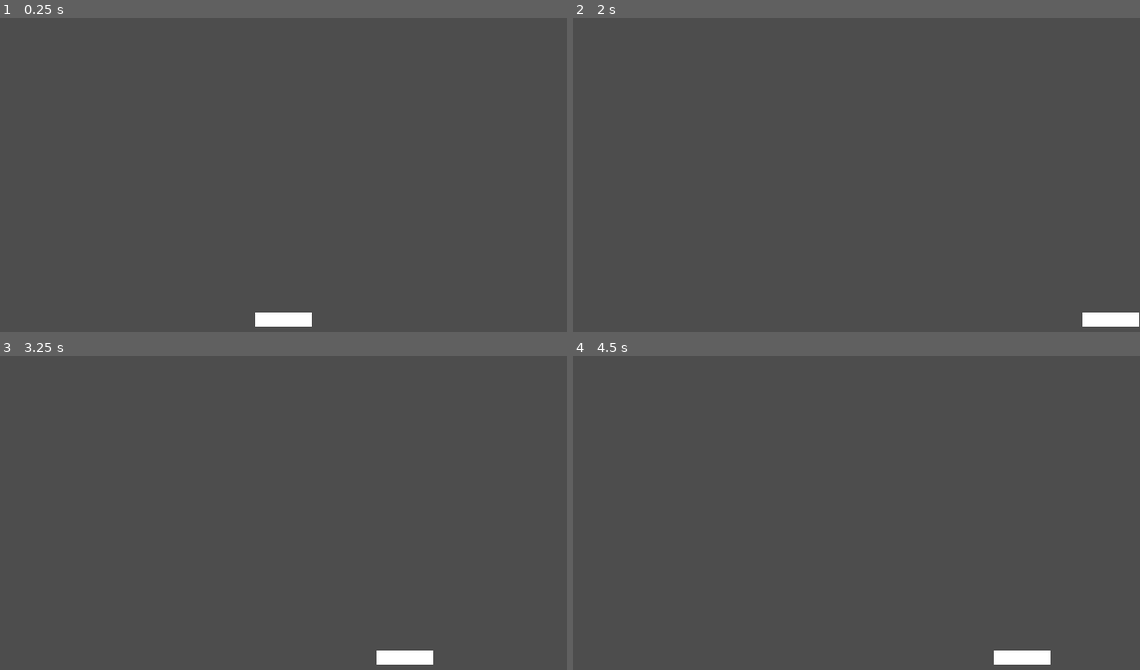
Above: before the commit, frames 1-4 (two rows, left to right).
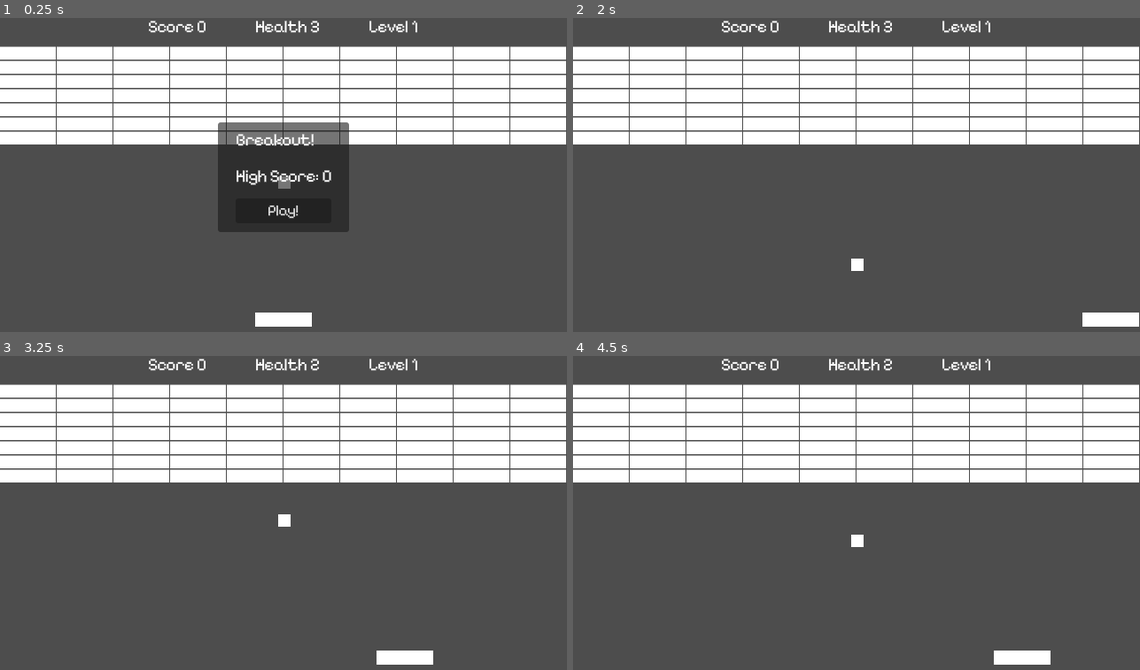
Above: after the commit, the same moments.

Repository: luisya22/20-games-challenge
Game: Godot game, scene res://main.tscn
Two runs of this game, one before a commit and one after it. Both use one fixed random seed, a clock stepped at 60 frames per second and the inputs below.
Inputs (mouse positions are in pixels of both pictures, inside the frame that each line leads up to):
- Up to frame 1 (0.25 s): no input
- Up to frame 2 (2 s): click (856, 209) at 0.5 s, where only the run after the commit has a clickable "Play!"; tap Enter at 1.25 s; hold D (paddle_right) from 1.28 s (still down)
- Up to frame 3 (3.25 s): release D (paddle_right) at 2.03 s; hold A (paddle_left) 2.03-2.78 s; hold D (paddle_right) from 2.78 s (still down)
- Up to frame 4 (4.5 s): tap Space at 4.25 s; release D (paddle_right) at 4.28 s; hold A (paddle_left) from 4.28 s (still down)

The runs differ from the first frame. In frame 1, 36% of the frame differs, in the area x 0-100%, y 0-69%; in frame 2, 30%; in frame 3, 30%; in frame 4, 30%.

Commit message:
feat: finished just missing colors, sound, and blocks reset

Diff:
--- /dev/null
+++ b/breakout/assets/main_menu.gd
@@ -0,0 +1,20 @@
+class_name MainMenu
+extends PanelContainer
+
+signal button_click
+
+enum ButtonClicked {
+	PlayervPlayer = 0,
+	PlayervCpu
+}
+
+func _ready() -> void:
+	%BtnPlayervPlayer.connect("button_down", _on_player_v_player)
+	%BtnPlayervCPU.connect("button_down", _on_player_v_cpu)
+
+
+func _on_player_v_player() -> void:
+	emit_signal("button_click", ButtonClicked.PlayervPlayer)
+
+func _on_player_v_cpu() -> void:
+	emit_signal("button_click", ButtonClicked.PlayervCpu)
--- a/breakout/assets/ui_theme.tres
+++ b/breakout/assets/ui_theme.tres
@@ -4,5 +4,5 @@
 
 [resource]
 Button/fonts/font = ExtResource("1_wf4hb")
-Label/font_sizes/font_size = 25
+Label/font_sizes/font_size = 18
 Label/fonts/font = ExtResource("1_wf4hb")
--- /dev/null
+++ b/breakout/ball.gd
@@ -0,0 +1,55 @@
+class_name Ball
+extends CharacterBody2D
+
+signal block_hit(block: Block)
+signal out_of_bounds
+
+@export var speed_increase_per_bounce = 2
+
+var speed = 200
+var initial_speed = 200
+@onready var move_dir = Vector2(0, 1)
+@onready var initial_position = global_position
+@onready var is_moving = false
+
+func _physics_process(delta: float) -> void:
+	if is_moving:
+		velocity = move_dir.normalized() * speed
+		var collided = move_and_slide()
+
+		if collided:
+			var collider = get_last_slide_collision().get_collider()
+			if collider is Player:
+				_handle_paddle_hit(collider)
+			elif collider is Block:
+				move_dir.y *= -1
+				speed += speed_increase_per_bounce
+				_handle_block_hit(collider)
+			elif collider is BottomWall:
+				emit_signal("out_of_bounds")
+			else:
+				move_dir = move_dir.bounce(get_last_slide_collision().get_normal())
+
+		else:
+			velocity = Vector2.ZERO
+
+
+func _handle_paddle_hit(body: CharacterBody2D):
+	if body is Player:
+		var paddle_width = body.get_node("CollisionShape2D").shape.get_rect().size.y
+		var new_move_dir_x = (global_position.x - body.global_position.x) / (paddle_width/2.0)
+		move_dir.x = new_move_dir_x
+		move_dir.y *= -1
+
+func _handle_block_hit(body: Block):
+	speed += speed_increase_per_bounce
+	emit_signal("block_hit", body)
+
+func reset_position() -> void:
+	global_position = initial_position
+	move_dir = Vector2(0, 1)
+	is_moving = false
+
+func serve_ball() -> void:
+	speed = initial_speed
+	is_moving = true
--- /dev/null
+++ b/breakout/ball.tscn
@@ -0,0 +1,16 @@
+[gd_scene load_steps=4 format=3 uid="uid://ckudvjbhirwna"]
+
+[ext_resource type="Script" uid="uid://bql7ufaxpxsuk" path="res://ball.gd" id="1_41u45"]
+[ext_resource type="Texture2D" uid="uid://bcp27s871tjk2" path="res://assets/ball.png" id="1_x8fbi"]
+
+[sub_resource type="RectangleShape2D" id="RectangleShape2D_41u45"]
+size = Vector2(14, 14)
+
+[node name="Ball" type="CharacterBody2D"]
+script = ExtResource("1_41u45")
+
+[node name="Sprite" type="Sprite2D" parent="."]
+texture = ExtResource("1_x8fbi")
+
+[node name="CollisionShape2D" type="CollisionShape2D" parent="."]
+shape = SubResource("RectangleShape2D_41u45")
--- /dev/null
+++ b/breakout/block.gd
@@ -0,0 +1,7 @@
+class_name Block
+extends StaticBody2D
+
+@export var color: Color = Color.WHITE
+
+func _ready() -> void:
+	modulate = color
--- /dev/null
+++ b/breakout/block.tscn
@@ -0,0 +1,21 @@
+[gd_scene load_steps=5 format=3 uid="uid://cxmogf8xjehpp"]
+
+[ext_resource type="Texture2D" uid="uid://c2xyxjt7akdak" path="res://assets/paddle.png" id="1_im0tn"]
+[ext_resource type="Script" uid="uid://miakfbilsqk4" path="res://block.gd" id="1_xfwl5"]
+
+[sub_resource type="AtlasTexture" id="AtlasTexture_xfwl5"]
+atlas = ExtResource("1_im0tn")
+region = Rect2(95.9599, 112.205, 15.949, 63.888)
+
+[sub_resource type="RectangleShape2D" id="RectangleShape2D_im0tn"]
+size = Vector2(64, 16)
+
+[node name="Block" type="StaticBody2D" groups=["block"]]
+script = ExtResource("1_xfwl5")
+
+[node name="Sprite2D" type="Sprite2D" parent="."]
+rotation = 1.5708
+texture = SubResource("AtlasTexture_xfwl5")
+
+[node name="CollisionShape2D" type="CollisionShape2D" parent="."]
+shape = SubResource("RectangleShape2D_im0tn")
--- /dev/null
+++ b/breakout/bottom_wall.gd
@@ -0,0 +1,2 @@
+class_name BottomWall
+extends StaticBody2D
--- /dev/null
+++ b/breakout/game_over_menu.gd
@@ -0,0 +1,20 @@
+class_name GameOverMenu
+extends PanelContainer
+
+signal button_clicked
+
+enum ButtonClicked {
+	Retry = 0,
+	MainMenu
+}
+
+func _ready() -> void:
+	%BtnRetry.connect("button_down", _on_retry_clicked)
+	%BtnMainMenu.connect("button_down", _on_main_menu_clicked)
+
+
+func _on_retry_clicked() -> void:
+	emit_signal("button_clicked", ButtonClicked.Retry)
+
+func _on_main_menu_clicked() -> void:
+	emit_signal("button_clicked", ButtonClicked.MainMenu)
--- /dev/null
+++ b/breakout/main.gd
@@ -0,0 +1,85 @@
+extends Node2D
+
+var score = 0
+var health = 3
+var level = 1
+
+var high_score = 0
+
+var state = State.MAIN_MENU
+
+enum State {
+	PLAYING = 0,
+	GAME_OVER,
+	MAIN_MENU,
+	PAUSE,
+	START_GAME
+}
+
+func _ready() -> void:
+	%Ball.block_hit.connect(_on_block_hit)
+	%Ball.out_of_bounds.connect(_on_out_of_bounds)
+
+	%MainMenu.button_clicked.connect(_on_main_menu_button_clicked)
+	%GameOverMenu.button_clicked.connect(_on_game_over_menu_button_clicked)
+
+func _process(delta: float) -> void:
+	%ScoreLabel.text = "Score " + str(score)
+	%HealthLabel.text = "Health " + str(health)
+	%LevelLabel.text = "Level " + str(level)
+
+func change_state(state: State) -> void:
+	self.state = state
+	match state:
+		State.GAME_OVER:
+			%GameOverMenu.visible = true
+			if score > high_score:
+				high_score = score
+				%HSMainMenuLabel.text = "High Score: " + str(high_score)
+				%HSGameOverLabel.text = "High Score: " + str(high_score)
+		State.START_GAME:
+			_start_game()
+			%MainMenu.visible = false
+			%GameOverMenu.visible = false
+		State.MAIN_MENU:
+			%MainMenu.visible = true
+			%GameOverMenu.visible = false
+		_:
+			pass
+
+func _on_block_hit(block: Block):
+	block.visible = false
+	score += 1
+
+func _on_out_of_bounds():
+	%Ball.reset_position()
+	health -= 1
+
+	if health == 0:
+		change_state(State.GAME_OVER)
+		return
+
+	await get_tree().create_timer(2).timeout
+	%Ball.serve_ball()
+
+func _start_game() -> void:
+	score = 0
+	health = 3
+	%Player.restart_position()
+
+	await get_tree().create_timer(1).timeout
+	%Ball.serve_ball()
+
+func _on_main_menu_button_clicked(button_clicked: MainMenu.ButtonClicked) -> void:
+	match button_clicked:
+		MainMenu.ButtonClicked.Start:
+			change_state(State.START_GAME)
+		_:
+			pass
+
+func _on_game_over_menu_button_clicked(button_clicked: GameOverMenu.ButtonClicked) -> void:
+	match button_clicked:
+		GameOverMenu.ButtonClicked.Retry:
+			change_state(State.START_GAME)
+		GameOverMenu.ButtonClicked.MainMenu:
+			change_state(State.MAIN_MENU)
--- a/breakout/main.tscn
+++ b/breakout/main.tscn
@@ -1,6 +1,13 @@
-[gd_scene load_steps=6 format=3 uid="uid://bgufn53xcgfrg"]
-
+[gd_scene load_steps=13 format=3 uid="uid://bgufn53xcgfrg"]
+
+[ext_resource type="Script" uid="uid://d1t5owrrfukyr" path="res://main.gd" id="1_h2yge"]
 [ext_resource type="PackedScene" uid="uid://tdhobc0cddlk" path="res://player.tscn" id="1_ig7tw"]
+[ext_resource type="PackedScene" uid="uid://ckudvjbhirwna" path="res://ball.tscn" id="2_0xm2m"]
+[ext_resource type="Script" uid="uid://bu8ficuj3p2w0" path="res://bottom_wall.gd" id="2_7mycd"]
+[ext_resource type="PackedScene" uid="uid://cxmogf8xjehpp" path="res://block.tscn" id="4_1bvp3"]
+[ext_resource type="Theme" uid="uid://ljrld2w6646" path="res://assets/ui_theme.tres" id="5_lquwl"]
+[ext_resource type="Script" uid="uid://civyh0e3w41xv" path="res://main_menu.gd" id="7_272bh"]
+[ext_resource type="Script" uid="uid://bkiv2pmorpo8y" path="res://game_over_menu.gd" id="8_5vw27"]
 
 [sub_resource type="RectangleShape2D" id="RectangleShape2D_7dm0k"]
 size = Vector2(16, 362.5)
@@ -15,6 +22,7 @@
 size = Vector2(647, 20)
 
 [node name="Main" type="Node2D"]
+script = ExtResource("1_h2yge")
 
 [node name="Walls" type="Node2D" parent="."]
 
@@ -37,10 +45,358 @@
 shape = SubResource("RectangleShape2D_0xm2m")
 
 [node name="BottomWall" type="StaticBody2D" parent="Walls"]
+unique_name_in_owner = true
+script = ExtResource("2_7mycd")
 
 [node name="CollisionShape2D" type="CollisionShape2D" parent="Walls/BottomWall"]
 position = Vector2(322.5, 370)
 shape = SubResource("RectangleShape2D_h2yge")
 
 [node name="Player" parent="." instance=ExtResource("1_ig7tw")]
+unique_name_in_owner = true
 position = Vector2(320, 341)
+
+[node name="Ball" parent="." instance=ExtResource("2_0xm2m")]
+unique_name_in_owner = true
+position = Vector2(321, 186)
+
+[node name="Blocks" type="Node2D" parent="."]
+position = Vector2(0, 32)
+
+[node name="Block" parent="Blocks" instance=ExtResource("4_1bvp3")]
+position = Vector2(32, 104)
+
+[node name="Block2" parent="Blocks" instance=ExtResource("4_1bvp3")]
+position = Vector2(96, 104)
+
+[node name="Block3" parent="Blocks" instance=ExtResource("4_1bvp3")]
+position = Vector2(160, 104)
+
+[node name="Block4" parent="Blocks" instance=ExtResource("4_1bvp3")]
+position = Vector2(224, 104)
+
+[node name="Block5" parent="Blocks" instance=ExtResource("4_1bvp3")]
+position = Vector2(288, 104)
+
+[node name="Block6" parent="Blocks" instance=ExtResource("4_1bvp3")]
+position = Vector2(352, 104)
+
+[node name="Block7" parent="Blocks" instance=ExtResource("4_1bvp3")]
+position = Vector2(416, 104)
+
+[node name="Block8" parent="Blocks" instance=ExtResource("4_1bvp3")]
+position = Vector2(480, 104)
+
+[node name="Block9" parent="Blocks" instance=ExtResource("4_1bvp3")]
+position = Vector2(544, 104)
+
+[node name="Block10" parent="Blocks" instance=ExtResource("4_1bvp3")]
+position = Vector2(608, 104)
+
+[node name="Block11" parent="Blocks" instance=ExtResource("4_1bvp3")]
+position = Vector2(608, 88)
+
+[node name="Block12" parent="Blocks" instance=ExtResource("4_1bvp3")]
+position = Vector2(608, 72)
+
+[node name="Block13" parent="Blocks" instance=ExtResource("4_1bvp3")]
+position = Vector2(608, 56)
+
+[node name="Block14" parent="Blocks" instance=ExtResource("4_1bvp3")]
+position = Vector2(608, 40)
+
+[node name="Block15" parent="Blocks" instance=ExtResource("4_1bvp3")]
+position = Vector2(608, 24)
+
+[node name="Block16" parent="Blocks" instance=ExtResource("4_1bvp3")]
+position = Vector2(608, 8)
+
+[node name="Block17" parent="Blocks" instance=ExtResource("4_1bvp3")]
+position = Vector2(544, 8)
+
+[node name="Block18" parent="Blocks" instance=ExtResource("4_1bvp3")]
+position = Vector2(480, 8)
+
+[node name="Block19" parent="Blocks" instance=ExtResource("4_1bvp3")]
+position = Vector2(416, 8)
+
+[node name="Block20" parent="Blocks" instance=ExtResource("4_1bvp3")]
+position = Vector2(352, 8)
+
+[node name="Block21" parent="Blocks" instance=ExtResource("4_1bvp3")]
+position = Vector2(288, 8)
+
+[node name="Block22" parent="Blocks" instance=ExtResource("4_1bvp3")]
+position = Vector2(224, 8)
+
+[node name="Block23" parent="Blocks" instance=ExtResource("4_1bvp3")]
+position = Vector2(160, 8)
+
+[node name="Block24" parent="Blocks" instance=ExtResource("4_1bvp3")]
+position = Vector2(96, 8)
+
+[node name="Block25" parent="Blocks" instance=ExtResource("4_1bvp3")]
+position = Vector2(32, 8)
+
+[node name="Block26" parent="Blocks" instance=ExtResource("4_1bvp3")]
+position = Vector2(32, 24)
+
+[node name="Block27" parent="Blocks" instance=ExtResource("4_1bvp3")]
+position = Vector2(32, 40)
+
+[node name="Block28" parent="Blocks" instance=ExtResource("4_1bvp3")]
+position = Vector2(32, 56)
+
+[node name="Block29" parent="Blocks" instance=ExtResource("4_1bvp3")]
+position = Vector2(32, 72)
+
+[node name="Block30" parent="Blocks" instance=ExtResource("4_1bvp3")]
+position = Vector2(32, 88)
+
+[node name="Block31" parent="Blocks" instance=ExtResource("4_1bvp3")]
+position = Vector2(96, 88)
+
+[node name="Block32" parent="Blocks" instance=ExtResource("4_1bvp3")]
+position = Vector2(160, 72)
+
+[node name="Block33" parent="Blocks" instance=ExtResource("4_1bvp3")]
+position = Vector2(224, 56)
+
+[node name="Block34" parent="Blocks" instance=ExtResource("4_1bvp3")]
+position = Vector2(288, 40)
+
+[node name="Block35" parent="Blocks" instance=ExtResource("4_1bvp3")]
+position = Vector2(352, 24)
+
+[node name="Block36" parent="Blocks" instance=ExtResource("4_1bvp3")]
+position = Vector2(416, 40)
+
+[node name="Block37" parent="Blocks" instance=ExtResource("4_1bvp3")]
+position = Vector2(480, 56)
+
+[node name="Block38" parent="Blocks" instance=ExtResource("4_1bvp3")]
+position = Vector2(544, 72)
+
+[node name="Block39" parent="Blocks" instance=ExtResource("4_1bvp3")]
+position = Vector2(544, 88)
+
+[node name="Block40" parent="Blocks" instance=ExtResource("4_1bvp3")]
+position = Vector2(544, 56)
+
+[node name="Block41" parent="Blocks" instance=ExtResource("4_1bvp3")]
+position = Vector2(544, 40)
+
+[node name="Block42" parent="Blocks" instance=ExtResource("4_1bvp3")]
+position = Vector2(544, 24)
+
+[node name="Block43" parent="Blocks" instance=ExtResource("4_1bvp3")]
+position = Vector2(480, 24)
+
+[node name="Block44" parent="Blocks" instance=ExtResource("4_1bvp3")]
+position = Vector2(416, 24)
+
+[node name="Block45" parent="Blocks" instance=ExtResource("4_1bvp3")]
+position = Vector2(480, 40)
+
+[node name="Block46" parent="Blocks" instance=ExtResource("4_1bvp3")]
+position = Vector2(480, 72)
+
+[node name="Block47" parent="Blocks" instance=ExtResource("4_1bvp3")]
+position = Vector2(480, 88)
+
+[node name="Block48" parent="Blocks" instance=ExtResource("4_1bvp3")]
+position = Vector2(416, 56)
+
+[node name="Block49" parent="Blocks" instance=ExtResource("4_1bvp3")]
+position = Vector2(416, 72)
+
+[node name="Block50" parent="Blocks" instance=ExtResource("4_1bvp3")]
+position = Vector2(416, 88)
+
+[node name="Block51" parent="Blocks" instance=ExtResource("4_1bvp3")]
+position = Vector2(352, 88)
+
+[node name="Block52" parent="Blocks" instance=ExtResource("4_1bvp3")]
+position = Vector2(352, 72)
+
+[node name="Block53" parent="Blocks" instance=ExtResource("4_1bvp3")]
+position = Vector2(352, 56)
+
+[node name="Block54" parent="Blocks" instance=ExtResource("4_1bvp3")]
+position = Vector2(352, 40)
+
+[node name="Block55" parent="Blocks" instance=ExtResource("4_1bvp3")]
+position = Vector2(288, 24)
+
+[node name="Block56" parent="Blocks" instance=ExtResource("4_1bvp3")]
+position = Vector2(224, 24)
+
+[node name="Block57" parent="Blocks" instance=ExtResource("4_1bvp3")]
+position = Vector2(160, 24)
+
+[node name="Block58" parent="Blocks" instance=ExtResource("4_1bvp3")]
+position = Vector2(96, 24)
+
+[node name="Block59" parent="Blocks" instance=ExtResource("4_1bvp3")]
+position = Vector2(96, 40)
+
+[node name="Block60" parent="Blocks" instance=ExtResource("4_1bvp3")]
+position = Vector2(96, 56)
+
+[node name="Block61" parent="Blocks" instance=ExtResource("4_1bvp3")]
+position = Vector2(96, 72)
+
+[node name="Block62" parent="Blocks" instance=ExtResource("4_1bvp3")]
+position = Vector2(160, 40)
+
+[node name="Block63" parent="Blocks" instance=ExtResource("4_1bvp3")]
+position = Vector2(224, 40)
+
+[node name="Block64" parent="Blocks" instance=ExtResource("4_1bvp3")]
+position = Vector2(160, 56)
+
+[node name="Block65" parent="Blocks" instance=ExtResource("4_1bvp3")]
+position = Vector2(160, 88)
+
+[node name="Block66" parent="Blocks" instance=ExtResource("4_1bvp3")]
+position = Vector2(224, 72)
+
+[node name="Block67" parent="Blocks" instance=ExtResource("4_1bvp3")]
+position = Vector2(224, 88)
+
+[node name="Block68" parent="Blocks" instance=ExtResource("4_1bvp3")]
+position = Vector2(288, 88)
+
+[node name="Block69" parent="Blocks" instance=ExtResource("4_1bvp3")]
+position = Vector2(288, 72)
+
+[node name="Block70" parent="Blocks" instance=ExtResource("4_1bvp3")]
+position = Vector2(288, 56)
+
+[node name="CanvasLayer" type="CanvasLayer" parent="."]
+
+[node name="MarginContainer" type="MarginContainer" parent="CanvasLayer"]
+anchors_preset = 10
+anchor_right = 1.0
+offset_bottom = 22.0
+grow_horizontal = 2
+
+[node name="HBoxContainer" type="HBoxContainer" parent="CanvasLayer/MarginContainer"]
+layout_mode = 2
+size_flags_horizontal = 4
+theme_override_constants/separation = 55
+
+[node name="ScoreLabel" type="Label" parent="CanvasLayer/MarginContainer/HBoxContainer"]
+unique_name_in_owner = true
+layout_mode = 2
+theme = ExtResource("5_lquwl")
+text = "Score 0"
+
+[node name="HealthLabel" type="Label" parent="CanvasLayer/MarginContainer/HBoxContainer"]
+unique_name_in_owner = true
+layout_mode = 2
+theme = ExtResource("5_lquwl")
+text = "Health 0"
+
+[node name="LevelLabel" type="Label" parent="CanvasLayer/MarginContainer/HBoxContainer"]
+unique_name_in_owner = true
+layout_mode = 2
+theme = ExtResource("5_lquwl")
+text = "Level 01"
+
+[node name="MainMenu" type="PanelContainer" parent="CanvasLayer"]
+unique_name_in_owner = true
+anchors_preset = 8
+anchor_left = 0.5
+anchor_top = 0.5
+anchor_right = 0.5
+anchor_bottom = 0.5
+offset_left = -20.0
+offset_top = -20.0
+offset_right = 20.0
+offset_bottom = 20.0
+grow_horizontal = 2
+grow_vertical = 2
+script = ExtResource("7_272bh")
+
+[node name="MarginContainer" type="MarginContainer" parent="CanvasLayer/MainMenu"]
+layout_mode = 2
+theme_override_constants/margin_left = 20
+theme_override_constants/margin_top = 10
+theme_override_constants/margin_right = 20
+theme_override_constants/margin_bottom = 10
+
+[node name="VBoxContainer" type="VBoxContainer" parent="CanvasLayer/MainMenu/MarginContainer"]
+layout_mode = 2
+theme_override_constants/separation = 19
+
+[node name="GameTitle" type="Label" parent="CanvasLayer/MainMenu/MarginContainer/VBoxContainer"]
+layout_mode = 2
+theme = ExtResource("5_lquwl")
+text = "Breakout!"
+
+[node name="VBoxContainer2" type="VBoxContainer" parent="CanvasLayer/MainMenu/MarginContainer/VBoxContainer"]
+layout_mode = 2
+theme_override_constants/separation = 13
+
+[node name="HSMainMenuLabel" type="Label" parent="CanvasLayer/MainMenu/MarginContainer/VBoxContainer/VBoxContainer2"]
+unique_name_in_owner = true
+layout_mode = 2
+theme = ExtResource("5_lquwl")
+text = "High Score: 0"
+
+[node name="BtnStart" type="Button" parent="CanvasLayer/MainMenu/MarginContainer/VBoxContainer/VBoxContainer2"]
+unique_name_in_owner = true
+layout_mode = 2
+theme = ExtResource("5_lquwl")
+text = "Play!"
+
+[node name="GameOverMenu" type="PanelContainer" parent="CanvasLayer"]
+unique_name_in_owner = true
+visible = false
+anchors_preset = 8
+anchor_left = 0.5
+anchor_top = 0.5
+anchor_right = 0.5
+anchor_bottom = 0.5
+offset_left = -20.0
+offset_top = -20.0
+offset_right = 20.0
+offset_bottom = 20.0
+grow_horizontal = 2
+grow_vertical = 2
+script = ExtResource("8_5vw27")
+
+[node name="MarginContainer" type="MarginContainer" parent="CanvasLayer/GameOverMenu"]
+layout_mode = 2
+theme_override_constants/margin_left = 20
+theme_override_constants/margin_top = 10
+theme_override_constants/margin_right = 20
+theme_override_constants/margin_bottom = 10
+
+[node name="VBoxContainer" type="VBoxContainer" parent="CanvasLayer/GameOverMenu/MarginContainer"]
+layout_mode = 2
+theme_override_constants/separation = 19
+
+[node name="GameOverLabel" type="Label" parent="CanvasLayer/GameOverMenu/MarginContainer/VBoxContainer"]
+layout_mode = 2
+text = "Game Over!"
+
+[node name="VBoxContainer" type="VBoxContainer" parent="CanvasLayer/GameOverMenu/MarginContainer/VBoxContainer"]
+layout_mode = 2
+theme_override_constants/separation = 13
+
+[node name="HSGameOverLabel" type="Label" parent="CanvasLayer/GameOverMenu/MarginContainer/VBoxContainer/VBoxContainer"]
+unique_name_in_owner = true
+layout_mode = 2
+text = "High Score: 0"
+
+[node name="BtnRetry" type="Button" parent="CanvasLayer/GameOverMenu/MarginContainer/VBoxContainer/VBoxContainer"]
+unique_name_in_owner = true
+layout_mode = 2
+text = "Retry"
+
+[node name="BtnMainMenu" type="Button" parent="CanvasLayer/GameOverMenu/MarginContainer/VBoxContainer/VBoxContainer"]
+unique_name_in_owner = true
+layout_mode = 2
+text = "Main Menu"
--- /dev/null
+++ b/breakout/main_menu.gd
@@ -0,0 +1,15 @@
+class_name MainMenu
+extends PanelContainer
+
+signal button_clicked
+
+enum ButtonClicked {
+	Start = 0,
+}
+
+func _ready() -> void:
+	%BtnStart.connect("button_down", _on_start_clicked)
+
+func _on_start_clicked() -> void:
+	emit_signal("button_clicked", ButtonClicked.Start)
+	print("Button Start Clicked")
--- a/breakout/player.gd
+++ b/breakout/player.gd
@@ -24,4 +24,5 @@
 	global_position.x += velocity.x
 	global_position.x = clampf(global_position.x, left, right)
 
-	print(global_position)
+func restart_position() -> void:
+	global_position = initial_position
--- a/breakout/project.godot
+++ b/breakout/project.godot
@@ -21,6 +21,10 @@
 window/size/viewport_height=360
 window/stretch/mode="canvas_items"
 
+[global_group]
+
+block=""
+
 [input]
 
 paddle_left={
Not shown, added: breakout/assets/main_menu.gd.uid
Not shown, added: breakout/ball.gd.uid
Not shown, added: breakout/block.gd.uid
Not shown, added: breakout/bottom_wall.gd.uid
Not shown, added: breakout/game_over_menu.gd.uid
Not shown, added: breakout/main.gd.uid
Not shown, added: breakout/main_menu.gd.uid
